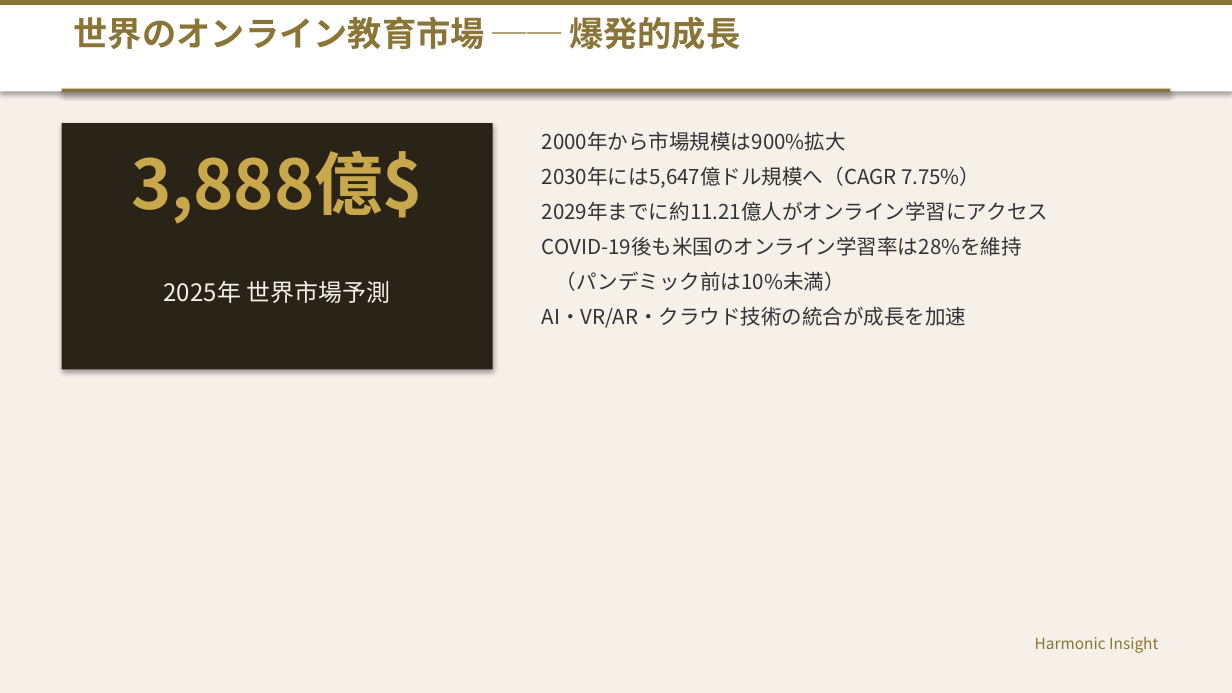
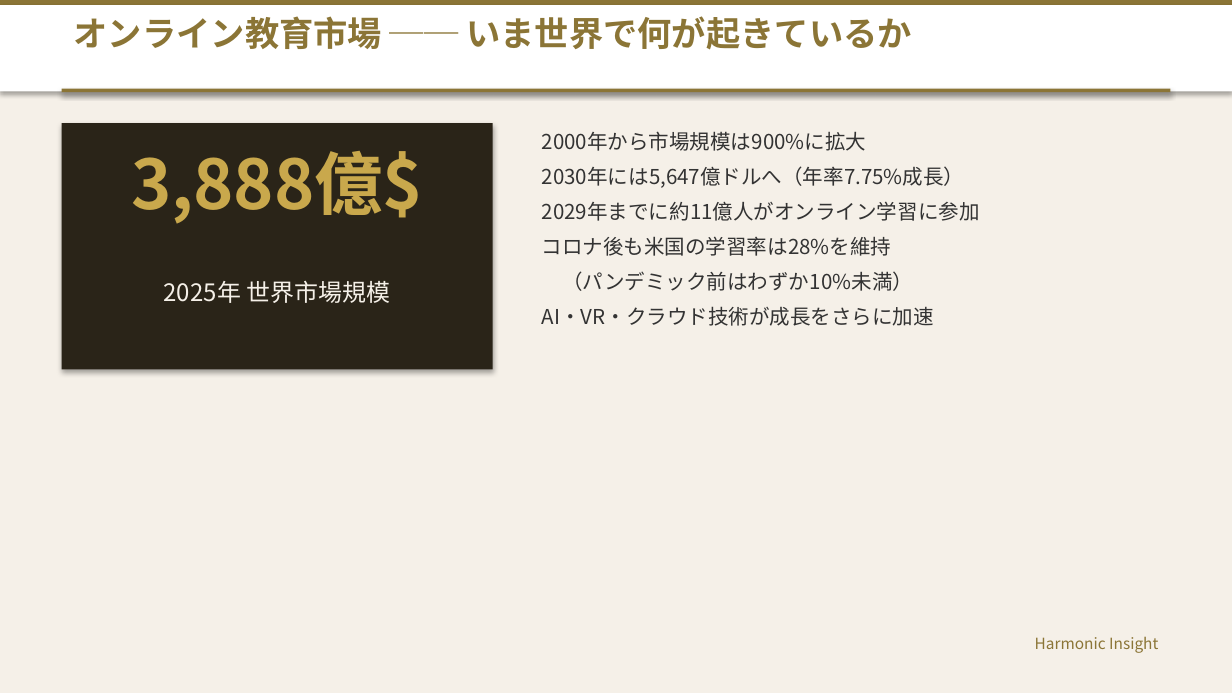
Before and after one commit to HarmonicInsight/Movie_Contents, a slide deck: slide 3 of 海外学習_留学_グローバルオンライン教育_プレゼンテーション.pptx (slide 4 before the commit). Drawn at 1232x693 pixels with LibreOffice and Linux fonts; fonts in the diff are those of the drawing. Boxes give left, top, right and bottom in pixels: in the first picture for what was removed or moved away, otherwise in the second. Text is boxed around its words. In the diff, an @@ line names an element or a change of style, - is before the commit and + after.

```diff
--- a/海外学習_留学_グローバルオンライン教育_プレゼンテーション.pptx
+++ b/海外学習_留学_グローバルオンライン教育_プレゼンテーション.pptx
@@ text at [74,16,912,50]: text changed @@
-世界のオンライン教育市場 ── 爆発的成長
+オンライン教育市場 ── いま世界で何が起きているか
@@ text at [542,131,980,326]: text changed @@
-2000年から市場規模は900%拡大
-2030年には5,647億ドル規模へ（CAGR 7.75%）
-2029年までに約11.21億人がオンライン学習にアクセス
-COVID-19後も米国のオンライン学習率は28%を維持
-（パンデミック前は10%未満）
-AI・VR/AR・クラウド技術の統合が成長を加速
+2000年から市場規模は900%に拡大
+2030年には5,647億ドルへ（年率7.75%成長）
+2029年までに約11億人がオンライン学習に参加
+コロナ後も米国の学習率は28%を維持
+（パンデミック前はわずか10%未満）
+AI・VR・クラウド技術が成長をさらに加速
@@ text at [164,281,390,303]: text changed @@
-2025年 世界市場予測
+2025年 世界市場規模
```
Also in this commit, not shown: 13 other slides changed, 2 slides added, 14 slides removed, 1 other file.
